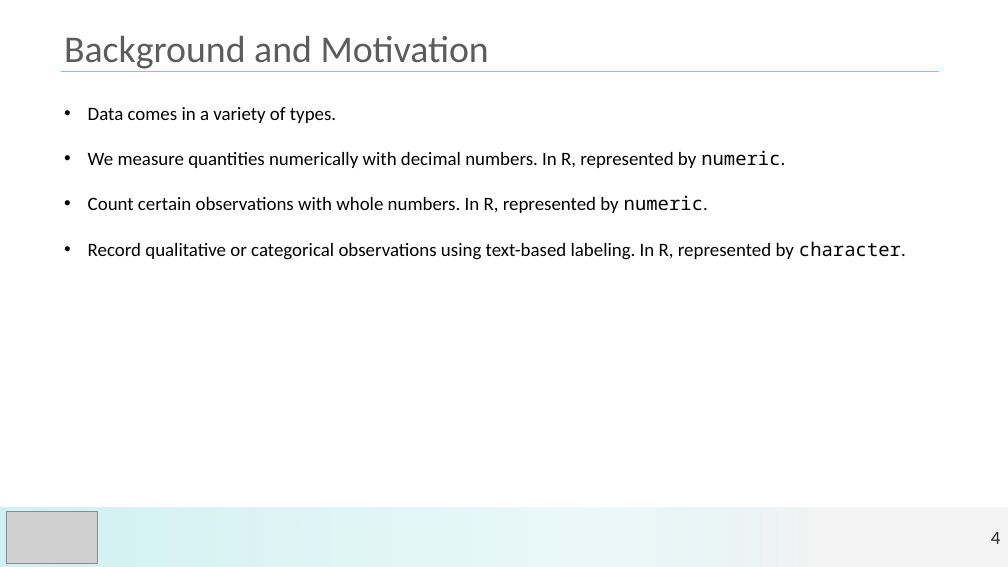
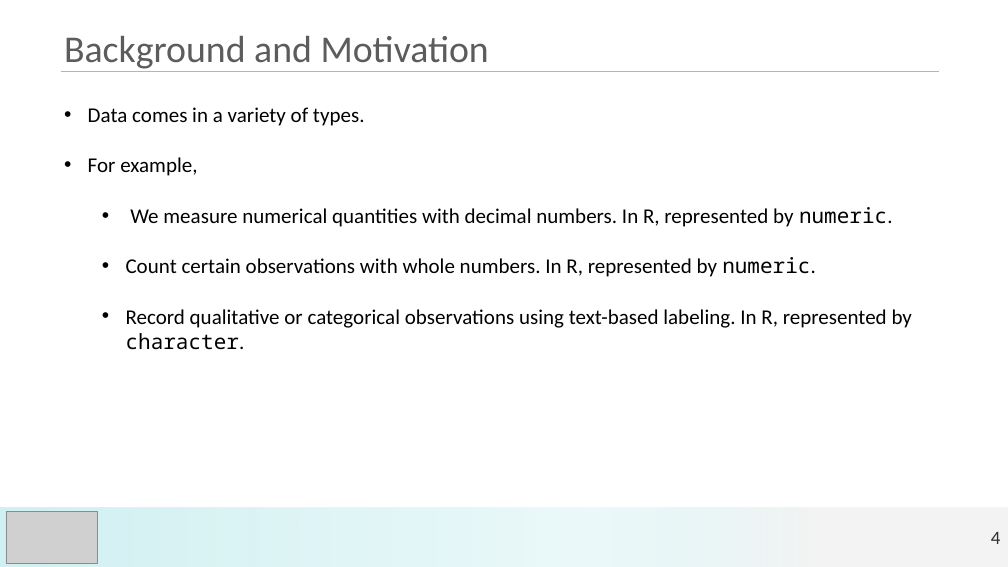
Before and after one commit to jmgraham30/SWBmodules, a slide deck: slide 4 of slides/date_time_lecture.pptx. Drawn at 1008x567 pixels with LibreOffice and Linux fonts; fonts in the diff are those of the drawing; grey boxes stand for pictures. Boxes give left, top, right and bottom in pixels: in the first picture for what was removed or moved away, otherwise in the second. Text is boxed around its words. In the diff, an @@ line names an element or a change of style, - is before the commit and + after.

```diff
--- a/slides/date_time_lecture.pptx
+++ b/slides/date_time_lecture.pptx
@@ text at <box>88,107,912,350</box>: size 18 to 20 pt in "Data comes in a variety of types.", "Count certain observations with whole numbers. In ...", "Record qualitative or categorical observations using text-ba ..."; list level 1 to 2 in "Count certain observations with whole ..."; list level 1 to 2 in "Record qualitative or categorical observations ..." @@
@@ text at <box>88,157,893,227</box>: text changed; size 18 to 20 pt @@
-• We measure quantities numerically with decimal numbers. In R, represented by numeric.
+• For example,
+  • We measure numerical quantities with decimal numbers. In R, represented by numeric.
```
Also in this commit, not shown: 17 other slides changed, 5 other files.
